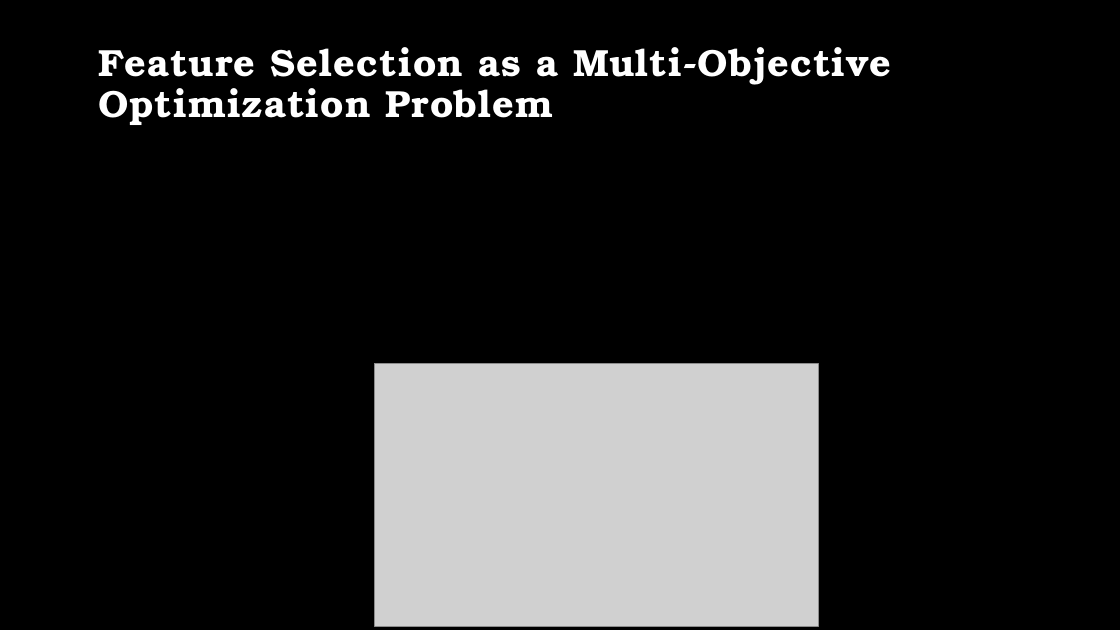
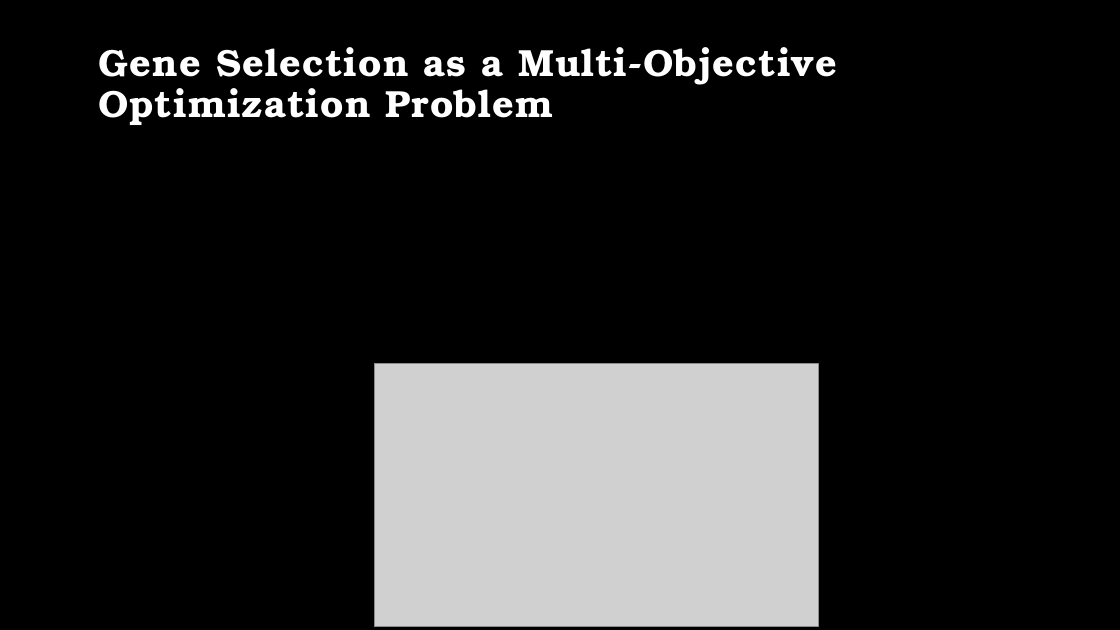
Before and after one commit to GoshgarIsmayilov/FS-NSGA-II, a slide deck: slide 5 of Bioinformatics_Project_Goshgar_Ismayilov_Serhat_Iscan.pptx (slide 6 before the commit). Drawn at 1120x630 pixels with LibreOffice and Linux fonts; fonts in the diff are those of the drawing; grey boxes stand for pictures; background and template pictures are left out. Boxes give left, top, right and bottom in pixels: in the first picture for what was removed or moved away, otherwise in the second. Text is boxed around its words. In the diff, an @@ line names an element or a change of style, - is before the commit and + after.

```diff
--- a/Bioinformatics_Project_Goshgar_Ismayilov_Serhat_Iscan.pptx
+++ b/Bioinformatics_Project_Goshgar_Ismayilov_Serhat_Iscan.pptx
@@ title at (x1=99, y1=47, x2=838, y2=125): text changed @@
-Feature Selection as a Multi-Objective Optimization Problem
+Gene Selection as a Multi-Objective Optimization Problem
```
Also in this commit, not shown: 1 other slide changed.
